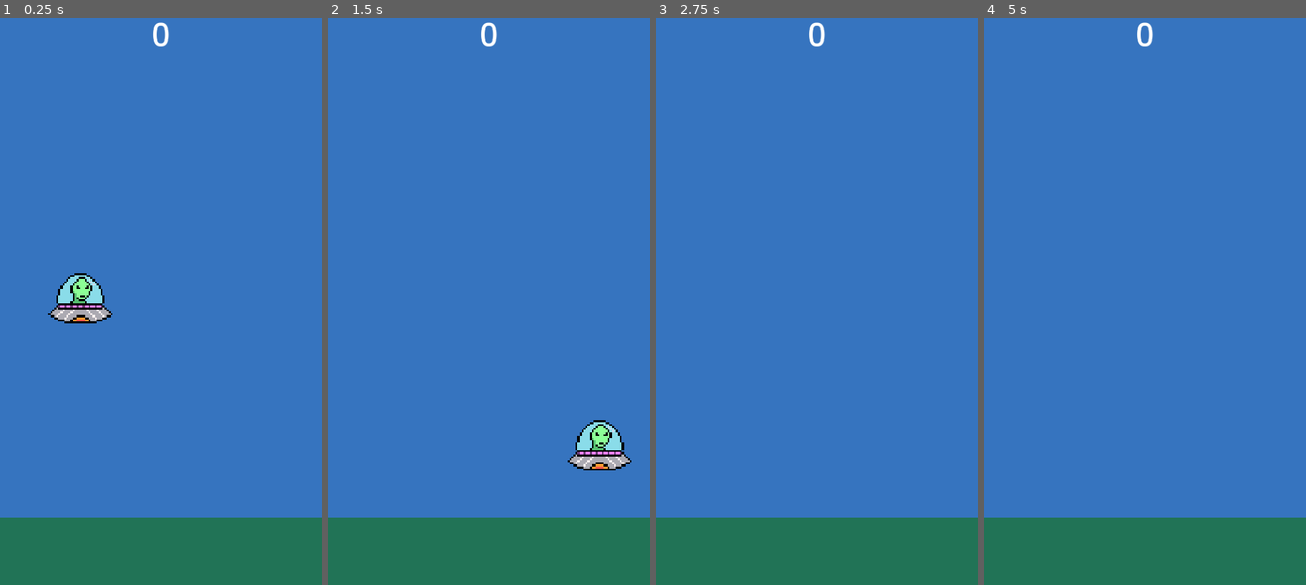
Above: before the commit, frames 1-4 (left to right).
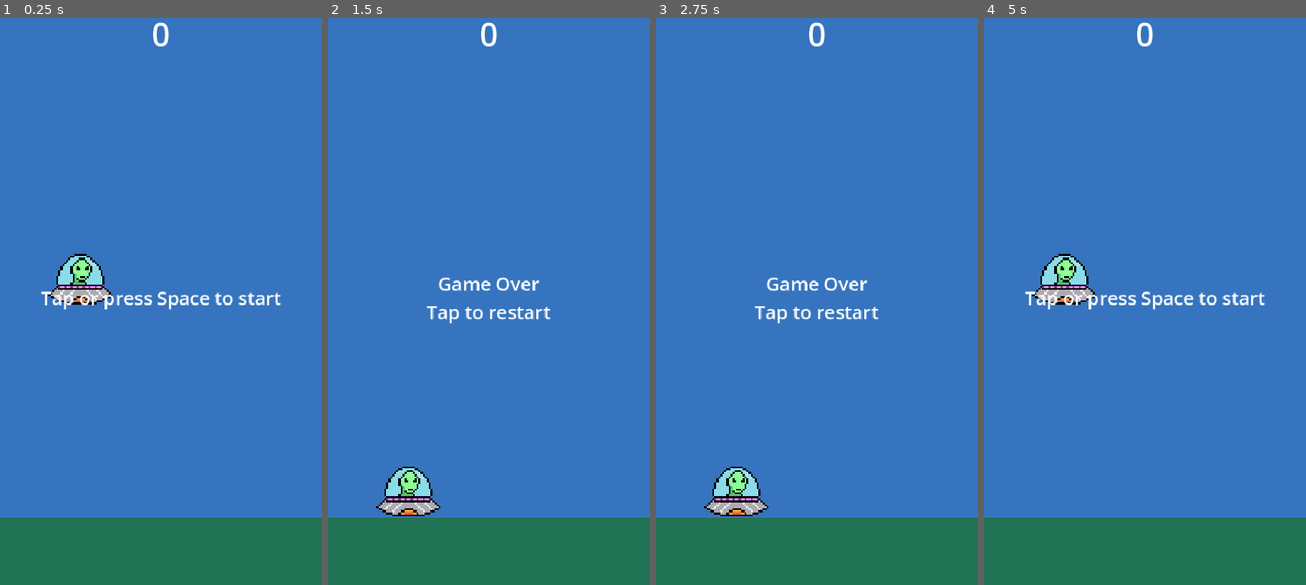
Above: after the commit, the same moments.

Repository: mcneiljv/bellas-day-out
Game: Godot game, scene res://main.tscn
Same seed, same stepped clock (60 frames per second), same inputs: the game is played once before the commit and once after it.
Inputs:
- Up to frame 1 (0.25 s): no input
- Up to frame 2 (1.5 s): tap Space (jump) at 0.5, 1.35 s; hold Space (jump) 0.53-1.28 s; hold Right (ui_right) from 0.53 s (still down); tap Enter (ui_accept) at 0.6, 1.25 s
- Up to frame 3 (2.75 s): tap Space (jump) at 1.52, 1.82, 2 s; tap Enter (ui_accept) at 1.55, 2.1 s; release Right (ui_right) at 2.03 s; hold Left (ui_left) from 2.03 s (still down); hold Space (jump) from 2.03 s (still down)
- Up to frame 4 (5 s): tap Enter (ui_accept) at 2.75, 2.85, 4.25, 4.35 s; release Left (ui_left) at 2.78 s; release Space (jump) at 2.78 s; hold Right (ui_right) 2.78-4.28 s; tap Space (jump) at 3.02, 3.32, 3.5, 4.52, 4.82 s; hold Space (jump) 3.53-4.28 s; hold Left (ui_left) from 4.28 s (still down)

The runs differ from the first frame. In frame 1, 2.3% of the frame differs, in the area x 12-88%, y 41-54%; in frame 2, 3.1%, in the area x 14-95%, y 45-88%; in frame 3, 1.9%; in frame 4, 1.9%.

Commit message:
Add player movement; Add main script for game functionality.

Diff:
--- a/main.gd
+++ b/main.gd
@@ -1,11 +1,54 @@
 extends Node2D
 
+## The current phase of the game loop.
+enum State {
+	## Waiting for the first tap. The player hovers and no pipes spawn.
+	READY,
+	## The player is flying, pipes are spawning, and taps flap.
+	PLAYING,
+	## The run has ended. Taps restart the game once `can_restart` is true.
+	GAME_OVER,
+}
 
-# Called when the node enters the scene tree for the first time.
+## Which phase the game is in. Changed only by `start_game()` and `game_over()`.
+var state: State = State.READY
+var can_restart := false
+
+## The player. Used to flap, start, and kill it, and to listen for its `crashed` signal.
+@onready var player: Player = $Player
+@onready var message_label: Label = $UI/MessageLabel
+
 func _ready() -> void:
-	pass # Replace with function body.
+	player.crashed.connect(game_over)
+	message_label.text = "Tap or press Space to start"
 
 
-# Called every frame. 'delta' is the elapsed time since the previous frame.
-func _process(delta: float) -> void:
-	pass
+func _input(event: InputEvent) -> void:
+	if not event.is_action_pressed("jump"):
+		return
+	match state:
+		State.READY:
+			start_game()
+		State.PLAYING:
+			player.flap()
+		State.GAME_OVER:
+			if can_restart:
+				get_tree().reload_current_scene()
+
+
+func start_game() -> void:
+	state = State.PLAYING
+	message_label.hide()
+	player.start()
+	player.flap()
+
+
+func game_over() -> void:
+	if state == State.GAME_OVER:
+		return
+	state = State.GAME_OVER
+	player.die()
+	message_label.text = "Game Over\nTap to restart"
+	message_label.show()
+	await get_tree().create_timer(0.6).timeout
+	can_restart = true
--- a/player.gd
+++ b/player.gd
@@ -1,23 +1,36 @@
+class_name Player
 extends CharacterBody2D
 
-const SPEED = 300.0
-const JUMP_VELOCITY = -400.0
+signal crashed
+
+@export var gravity: float = 1600.0
+@export var flap_velocity: float = -480.0
+@export var max_fall_speed: float = 800.0
+
+var started := false
+var alive := true
+
+func start() -> void:
+	started = true
+
+func flap() -> void:
+	if alive:
+		velocity.y = flap_velocity
+
+func die() -> void:
+	alive = false
 
 func _physics_process(delta: float) -> void:
-	# Add the gravity.
-	if not is_on_floor():
-		velocity += get_gravity() * delta
+	if not started:
+		return
 
-	# Handle jump.
-	if Input.is_action_just_pressed("ui_accept") and is_on_floor():
-		velocity.y = JUMP_VELOCITY
+	velocity.y = minf(velocity.y + gravity * delta, max_fall_speed)
+	move_and_slide()
 
-	# Get the input direction and handle the movement/deceleration.
-	# As good practice, you should replace UI actions with custom gameplay actions.
-	var direction := Input.get_axis("ui_left", "ui_right")
-	if direction:
-		velocity.x = direction * SPEED
-	else:
-		velocity.x = move_toward(velocity.x, 0, SPEED)
+	# Don't let the player escape through the top of the screen.
+	if position.y < 0.0:
+		position.y = 0.0
+		velocity.y = maxf(velocity.y, 0.0)
 
-	move_and_slide()
+	if is_on_floor():
+		crashed.emit()
